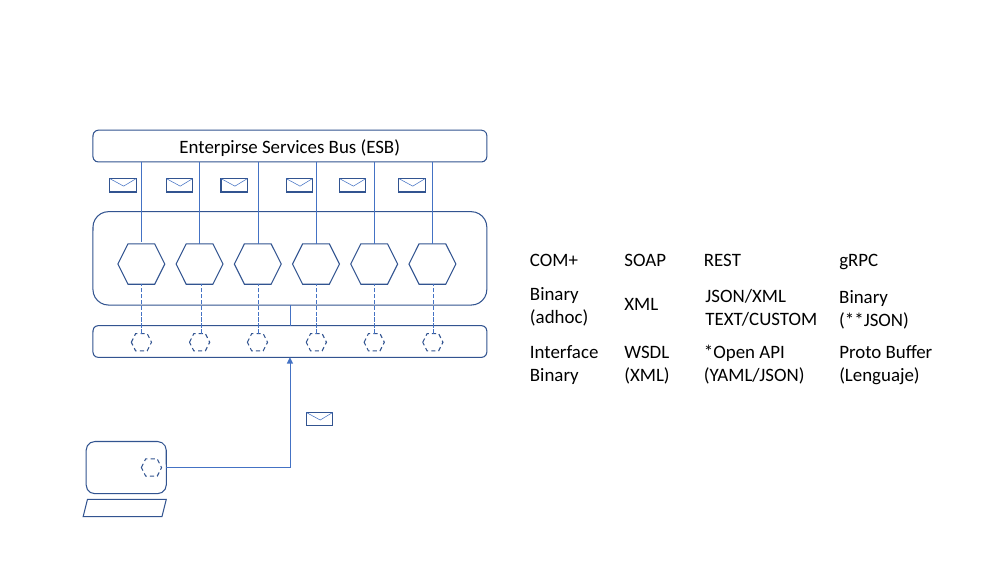
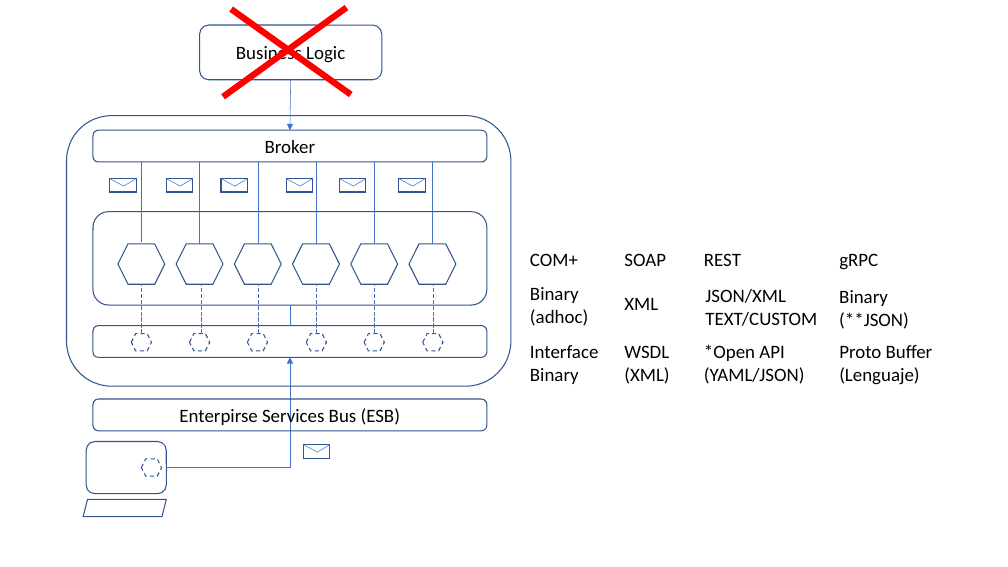
Before and after one commit to jsotoo/MicroservicesDemo, a slide deck: slide 3 of 01 - Microservices/01.1.pptx. Drawn at 1008x567 pixels with LibreOffice and Linux fonts; fonts in the diff are those of the drawing. Boxes give left, top, right and bottom in pixels: in the first picture for what was removed or moved away, otherwise in the second. Text is boxed around its words. In the diff, an @@ line names an element or a change of style, - is before the commit and + after.

```diff
--- a/01 - Microservices/01.1.pptx
+++ b/01 - Microservices/01.1.pptx
@@ rounded rectangle added at (x1=200, y1=25, x2=382, y2=79), outline #325491 1 pt, 18 pt, text #000000 @@
+Business Logic
@@ line added from (346, 8) to (223, 97), #FF0000 6 pt @@
@@ line added from (231, 9) to (351, 95), #FF0000 6 pt @@
@@ arrow added from (291, 79) to (290, 130), #4472C4 0.5 pt @@
@@ rounded rectangle added at (x1=67, y1=116, x2=511, y2=386), outline #325491 1 pt @@
@@ text in rounded rectangle at (x1=265, y1=140, x2=315, y2=153): text changed @@
-Enterpirse Services Bus (ESB)
+Broker
@@ rounded rectangle added at (x1=93, y1=399, x2=487, y2=431), outline #325491 1 pt, 18 pt, text #000000 @@
+Enterpirse Services Bus (ESB)
@@ 2 lines, 1 rectangle moved together from (x1=306, y1=413, x2=333, y2=426) to (x1=303, y1=445, x2=330, y2=458) @@
```
Also in this commit, not shown: 2 slides added, 1 slide removed, 3 other files.
